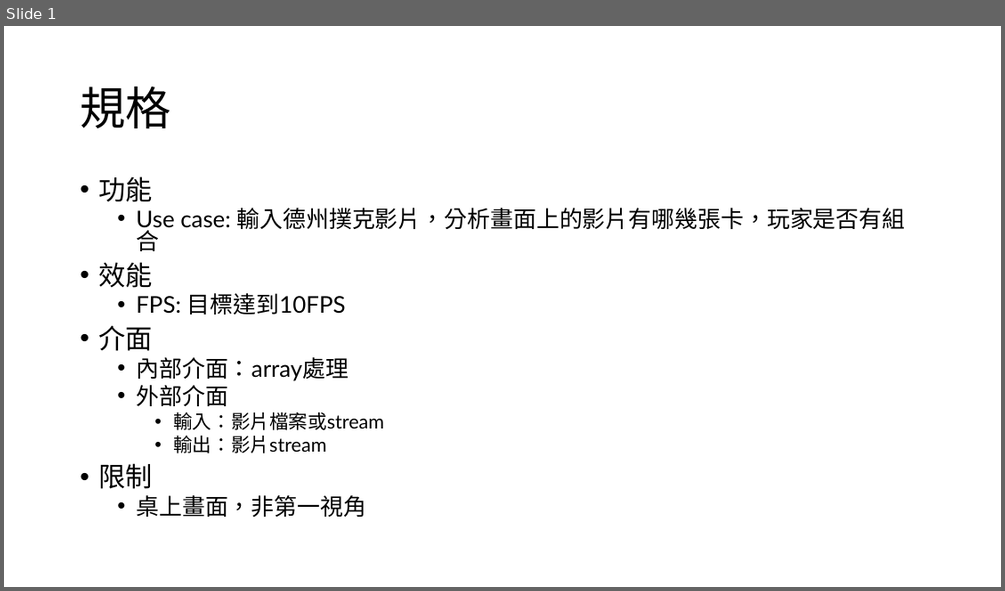
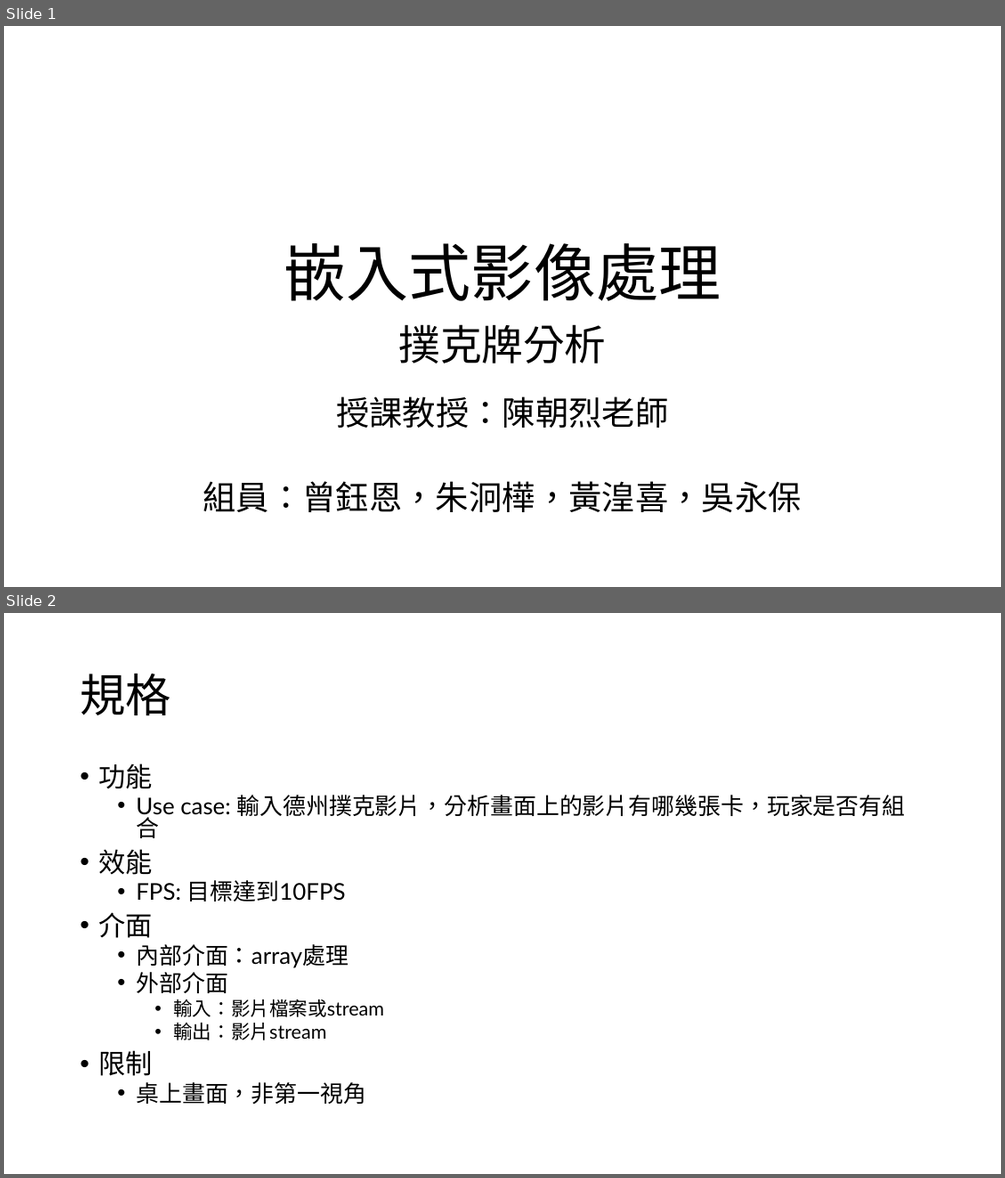
Before and after one commit to kennygnw/poker_detection_endterm, a slide deck: poker.pptx. Shown one above the other, each under a label of ours: slide 1 before the commit, slides 1 and 2 after it. The pictures are 1005x591 and 1005x1178 pixels, drawn with LibreOffice and Linux fonts; fonts in the diff are those of the drawing. Boxes give left, top, right and bottom in pixels: in the first picture for what was removed or moved away, otherwise in the second. Text is boxed around its words. In the diff, an @@ line names an element or a change of style, - is before the commit and + after.

```diff
--- a/poker.pptx
+++ b/poker.pptx
@@ slide 1 added at (4,26,1001,587), background #FFFFFF @@
@@ title added at (284,243,720,301), 60 pt, text #000000 @@
+嵌入式影像處理
@@ subtitle added at (398,324,606,363), 40 pt, text #000000 @@
+撲克牌分析
@@ text added at (203,396,801,512), 32 pt, text #000000 @@
+授課教授：陳朝烈老師
+組員：曾鈺恩，朱泂樺，黃湟喜，吳永保
@@ what was slide 1 is now slide 2 @@
```
Also in this commit, not shown: 1 slide changed, 1 other slide added.
